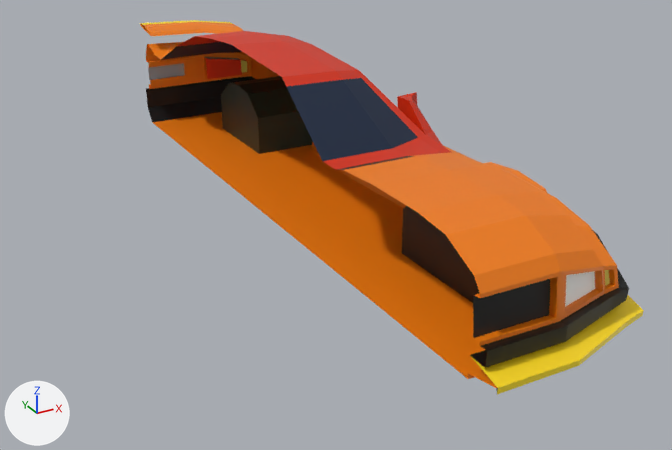
Before and after pictures for a commit that changed the glTF model Project/Import/blender/car.glb.
Camera for both pictures: a 50 mm camera at (-4.99, -11.33, 5.66) aimed at (0.63, -1.11, 0.55). Arrows for +X, +Y and +Z are at lower left; the lights stay in place. The older version comes first. Vertices at exactly the same position are counted once.

Objects in the first picture: 'Car'.
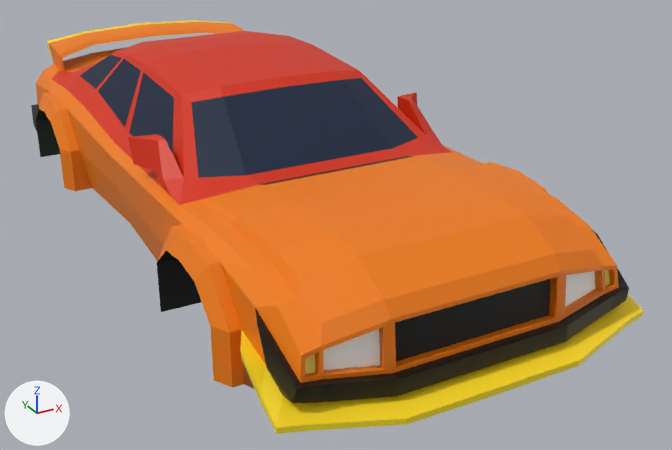
Diff of the bpy script that builds the scene:
```diff
--- a/Project/Import/blender/car.glb.py
+++ b/Project/Import/blender/car.glb.py
@@ me_cube @@
 # used by ob_car; location = (0.0, 0.0, 0.0)
-me_cube.from_pydata(...)  # 388 vertices, 708 faces; spans x 0.0..2.24, y -5.47..5.01, z 0.49..2.72
+me_cube.from_pydata(...)  # 707 vertices, 1416 faces; spans x -2.24..2.24, y -5.47..5.01, z 0.49..2.72
+# me_cube part 1: 319 vertices added at x -2.24..-0.67, y -5.47..5.0, z 0.49..2.68
 me_cube.materials.append(mat_material)
```

Changed parts and their boxes (x1, y1, x2, y2) in the pictures (672 x 450 px):
'Car', reshaped (22% wider, 11% taller)
    before: (140, 20, 644, 394)
    after: (31, 20, 644, 434)
part 1 of me_cube, added (orange)
    after: (31, 23, 498, 434)
